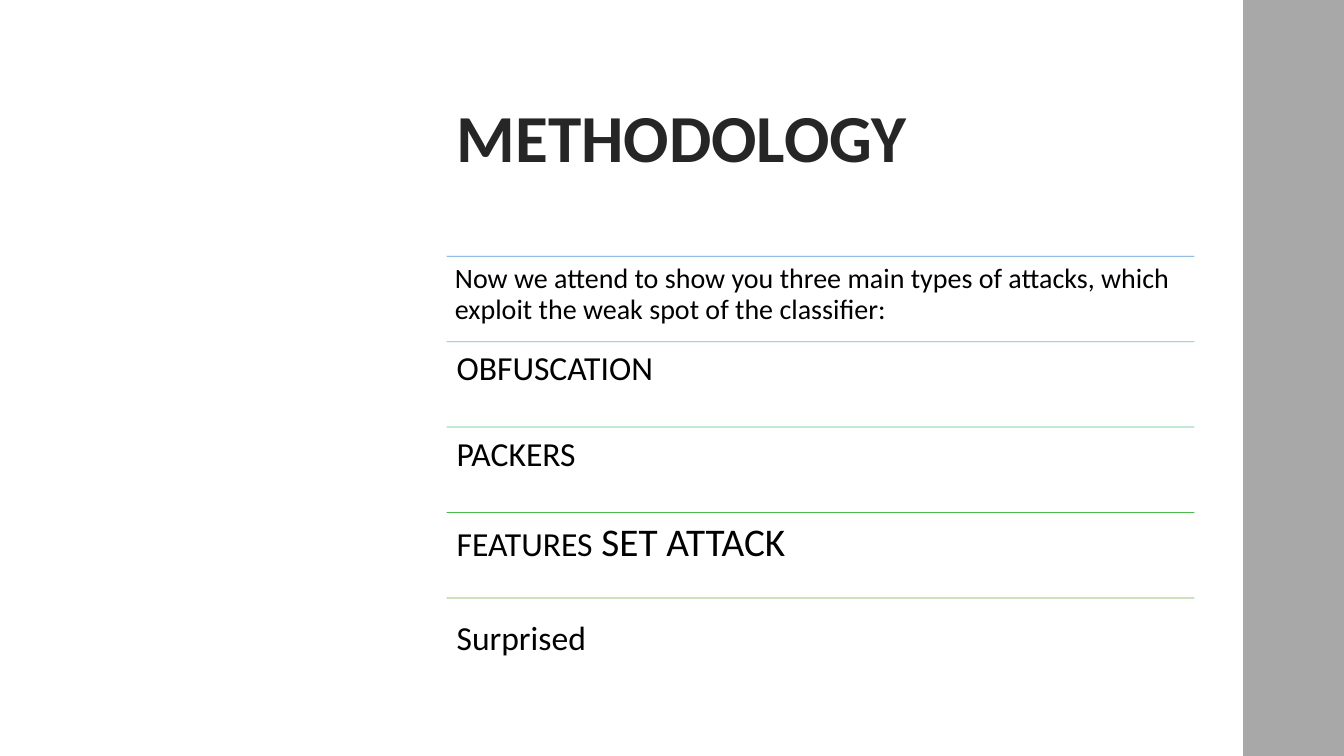
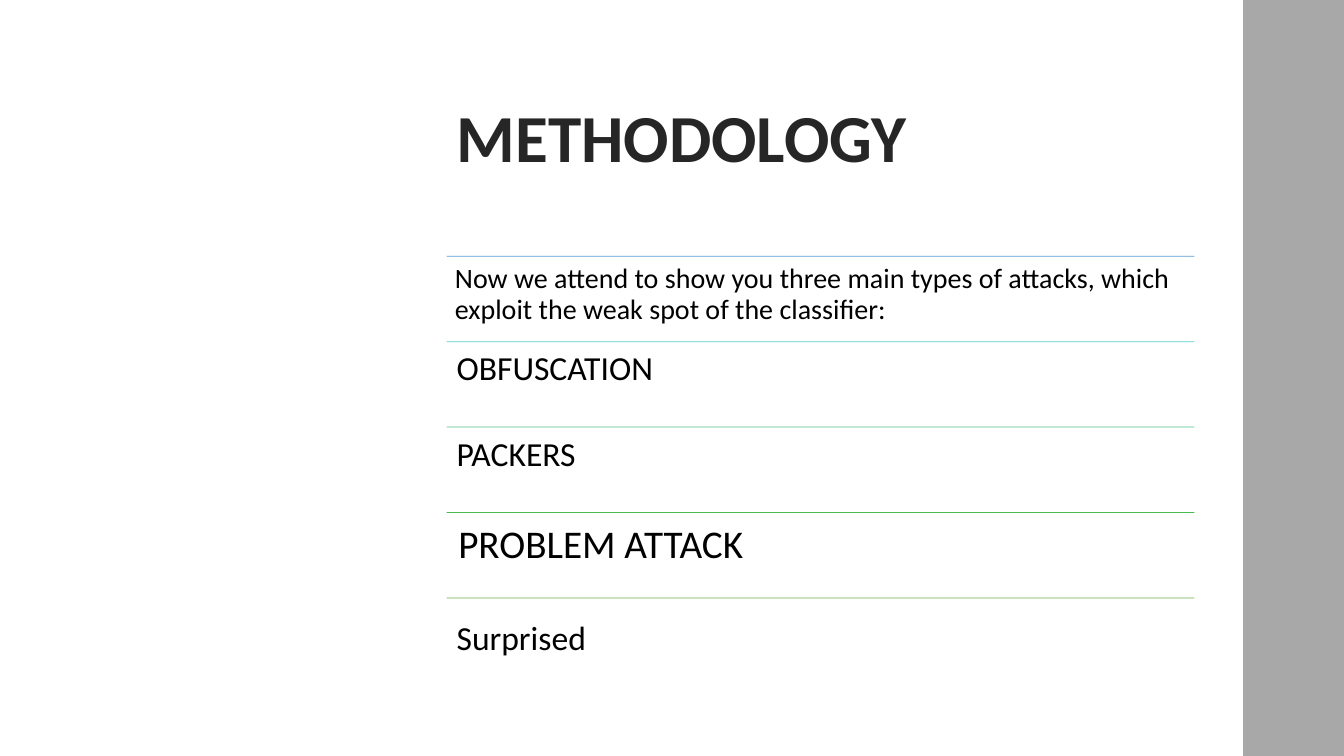
Before and after one commit to TalMalchi/drebin-android-attack, a slide deck: slide 3 of Presentation.pptx. Drawn at 1344x756 pixels with LibreOffice and Linux fonts; fonts in the diff are those of the drawing; background and template pictures are left out. Boxes give left, top, right and bottom in pixels: in the first picture for what was removed or moved away, otherwise in the second. Text is boxed around its words. In the diff, an @@ line names an element or a change of style, - is before the commit and + after.

```diff
--- a/Presentation.pptx
+++ b/Presentation.pptx
@@ text at box(458, 532, 743, 559): text changed @@
-FEATURES SET ATTACK
+PROBLEM ATTACK
```
Also in this commit, not shown: 3 other slides changed, 1 slide added, 1 slide removed.
